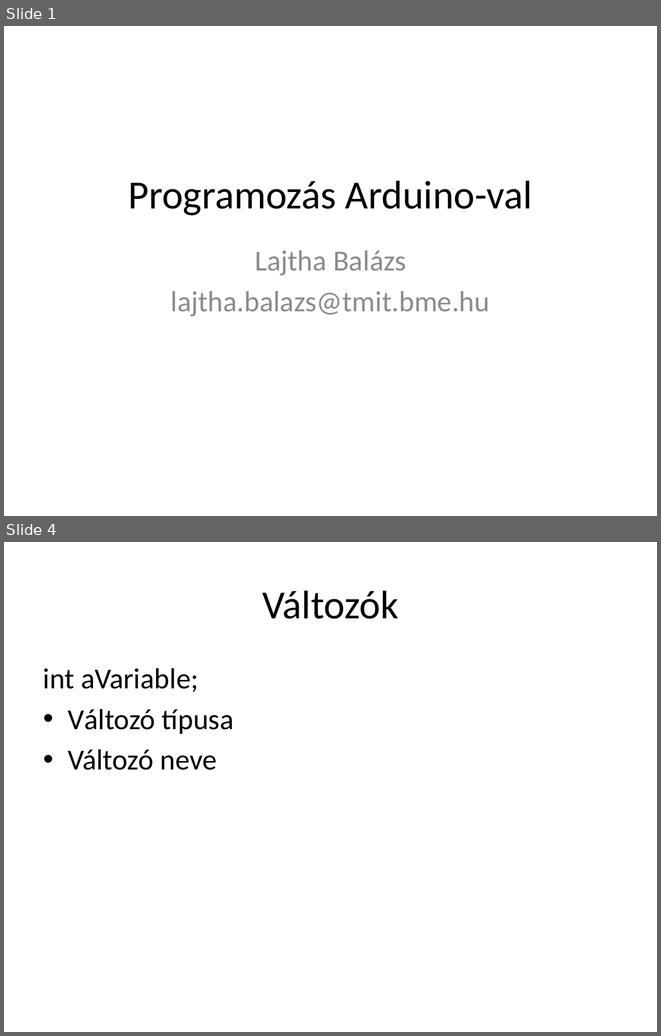
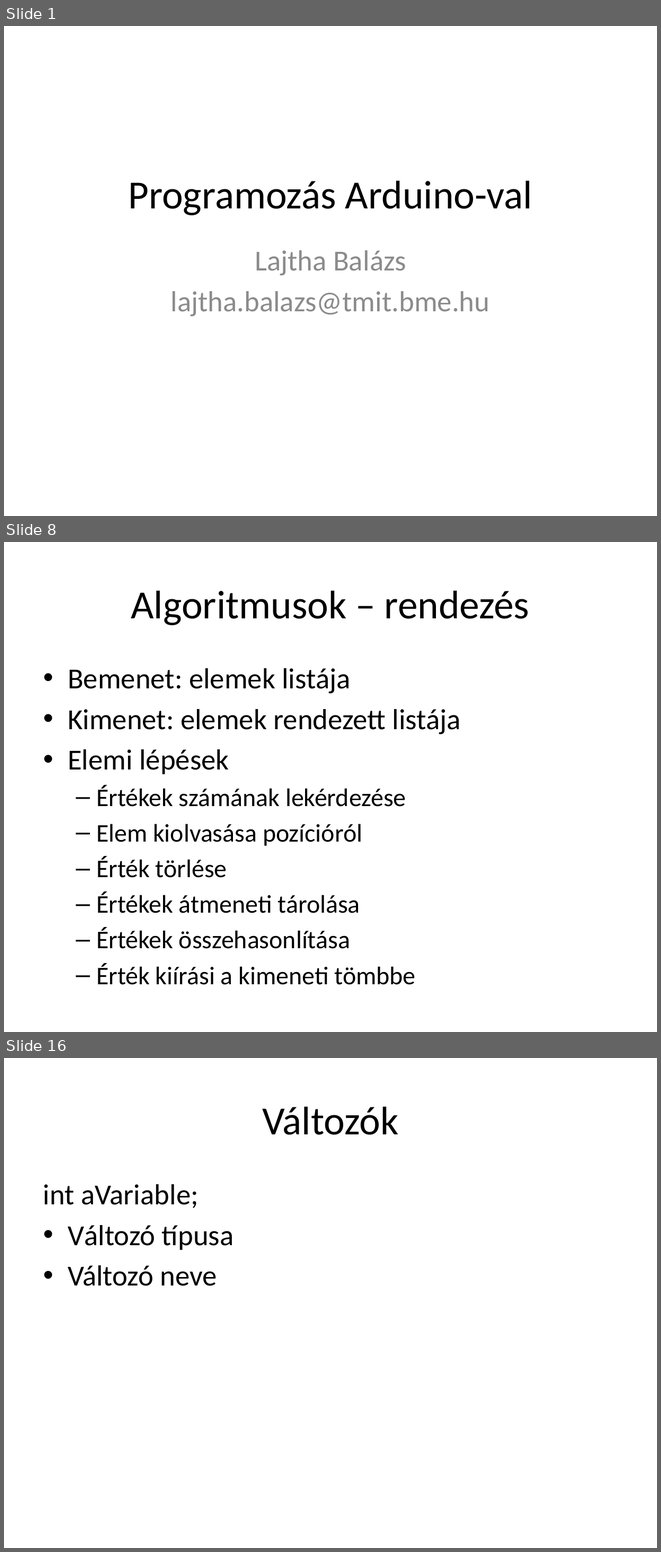
Before and after one commit to lajthabalazs/arduino, a slide deck: class/Arduino-cpp.pptx. Shown one above the other, each under a label of ours: slides 1 and 4 before the commit, slides 1, 8 and 16 after it; the slides between them are not shown. The pictures are 661x1036 and 661x1552 pixels, drawn with LibreOffice and Linux fonts; fonts in the diff are those of the drawing. Boxes give left, top, right and bottom in pixels: in the first picture for what was removed or moved away, otherwise in the second. Text is boxed around its words. In the diff, an @@ line names an element or a change of style, - is before the commit and + after.

```diff
--- a/class/Arduino-cpp.pptx
+++ b/class/Arduino-cpp.pptx
@@ slide 8 added at (4,542,657,1032), background #FFFFFF @@
@@ title added at (131,590,529,625), 44 pt, text #000000 @@
+Algoritmusok – rendezés
@@ text added at (68,668,461,985), 28 pt, text #000000 @@
+• Bemenet: elemek listája
+• Kimenet: elemek rendezett listája
+• Elemi lépések
+  – Értékek számának lekérdezése
+  – Elem kiolvasása pozícióról
+  – Érték törlése
+  – Értékek átmeneti tárolása
+  – Értékek összehasonlítása
+  – Érték kiírási a kimeneti tömbbe
@@ what was slide 4 is now slide 16 @@
```
Also in this commit, not shown: 12 slides changed, 23 other slides added, 1 slide removed, 1 other file.
